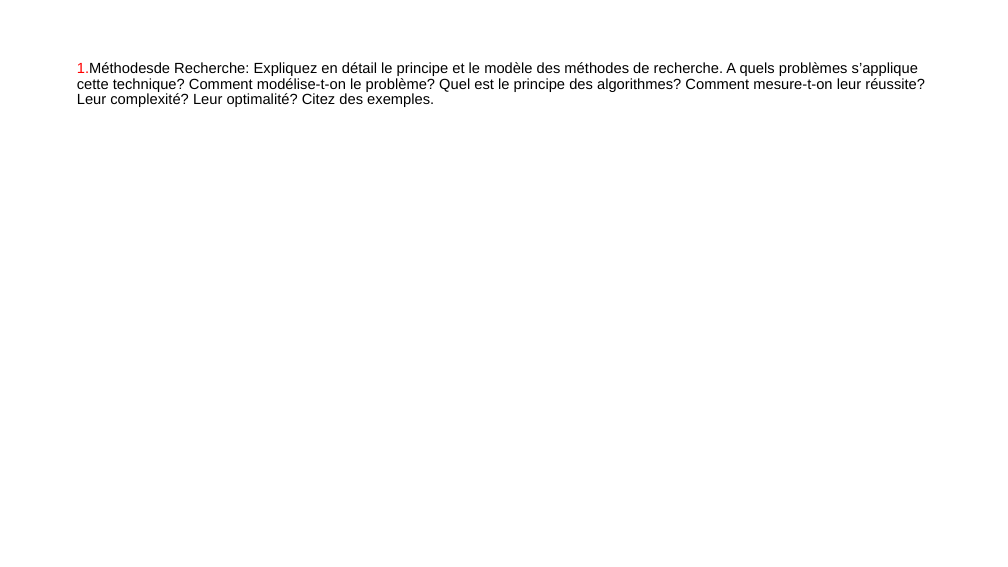
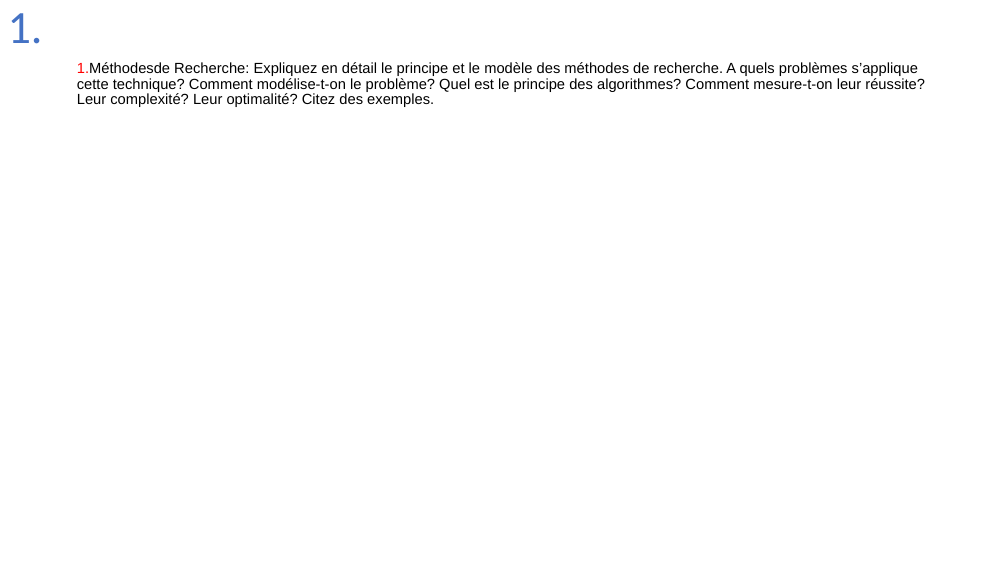
Before and after one commit to Joao-Quinta/Uni3eme, a slide deck: slide 2 of intelligenceArtificielle/Intelligence_artificielle_exam.pptx. Drawn at 1008x567 pixels with LibreOffice and Linux fonts; fonts in the diff are those of the drawing. Boxes give left, top, right and bottom in pixels: in the first picture for what was removed or moved away, otherwise in the second. Text is boxed around its words. In the diff, an @@ line names an element or a change of style, - is before the commit and + after.

```diff
--- a/intelligenceArtificielle/Intelligence_artificielle_exam.pptx
+++ b/intelligenceArtificielle/Intelligence_artificielle_exam.pptx
@@ text added at bbox=[8, 13, 43, 44], 44 pt, text #4472C4 @@
+1.
```
Also in this commit, not shown: 7 other slides changed, 3 slides added.
